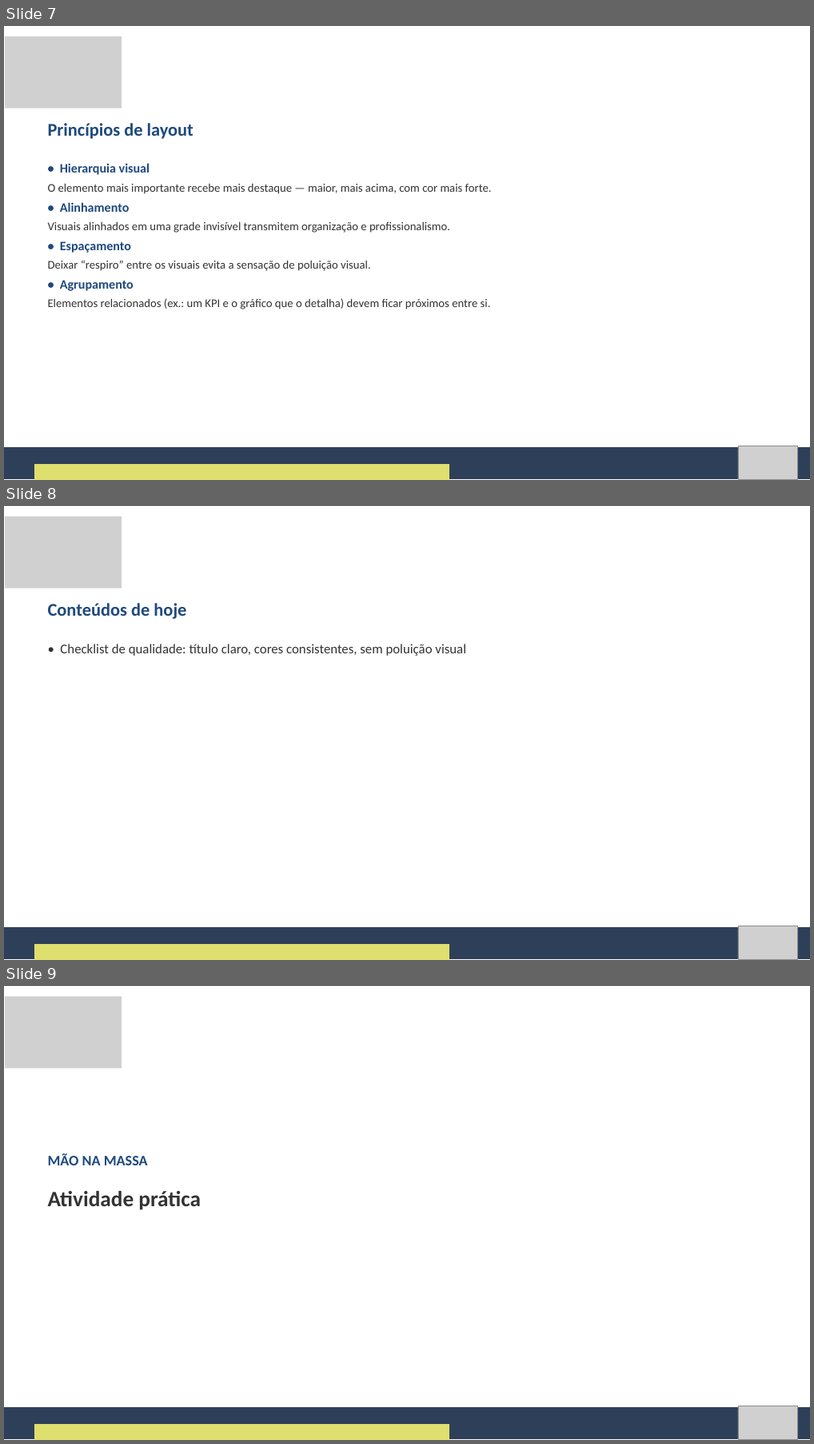
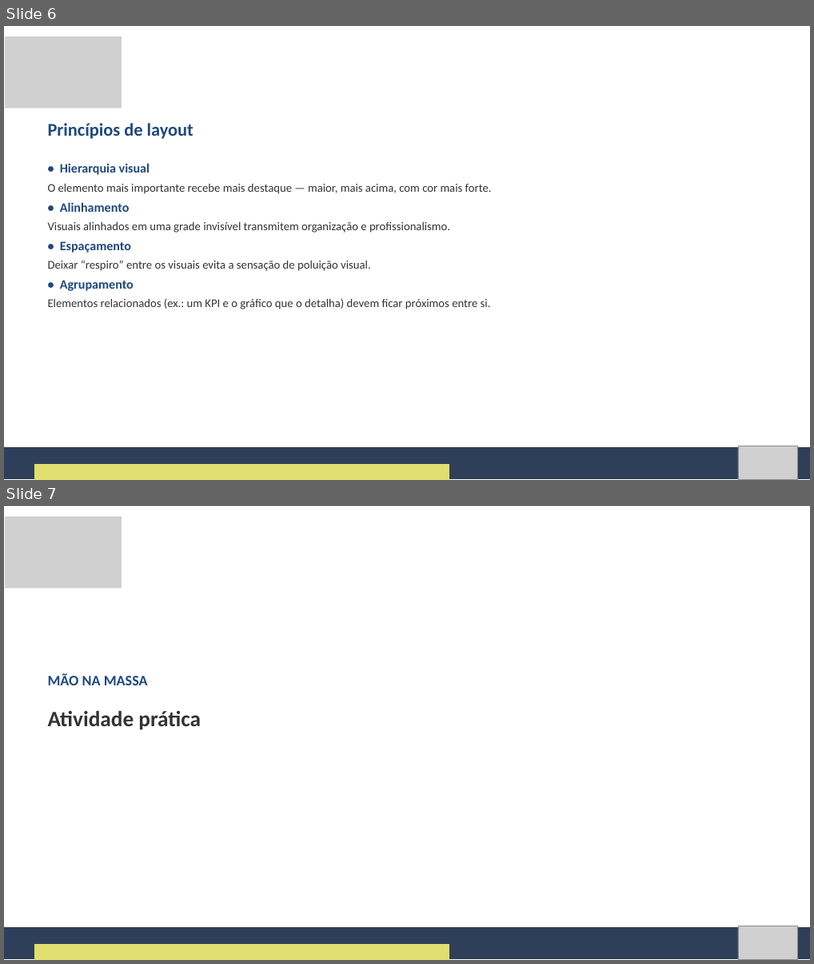
Before and after one commit to Natan20/Curso-PowerBI-Desktop-Material, a slide deck: Aula 11 - 28-09-2026/Aula 11 - Slides.pptx. Shown one above the other, each under a label of ours: slides 7, 8 and 9 before the commit, slides 6 and 7 after it. The pictures are 814x1444 and 814x964 pixels, drawn with LibreOffice and Linux fonts; fonts in the diff are those of the drawing; grey boxes stand for pictures. Boxes give left, top, right and bottom in pixels: in the first picture for what was removed or moved away, otherwise in the second. Text is boxed around its words. In the diff, an @@ line names an element or a change of style, - is before the commit and + after.

```diff
--- a/Aula 11 - 28-09-2026/Aula 11 - Slides.pptx
+++ b/Aula 11 - 28-09-2026/Aula 11 - Slides.pptx
@@ slide 8 removed at (4, 506, 810, 960), background #FFFFFF @@
@@ picture removed at (5, 516, 122, 588) @@
@@ text removed at (48, 603, 186, 619) @@
-Conteúdos de hoje
@@ text removed at (60, 644, 466, 656) @@
-• Checklist de qualidade: título claro, cores consistentes, sem poluição visual
@@ freeform shape removed at (4, 927, 810, 959) @@
@@ picture removed at (738, 926, 798, 959) @@
@@ freeform shape removed at (34, 944, 450, 960) @@
@@ what was slide 7 is now slide 6 @@
@@ what was slide 9 is now slide 7 @@
```
Also in this commit, not shown: 1 slide changed, 1 other slide removed, 5 other files.
